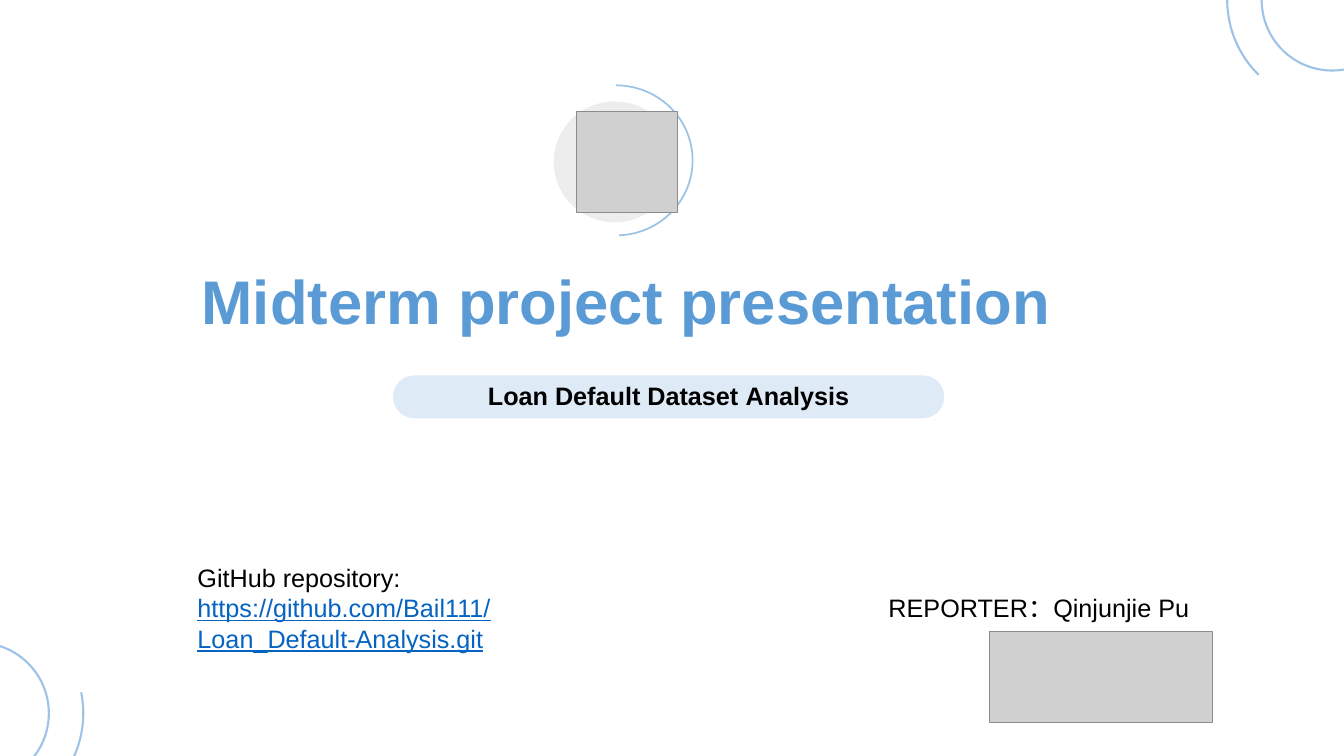
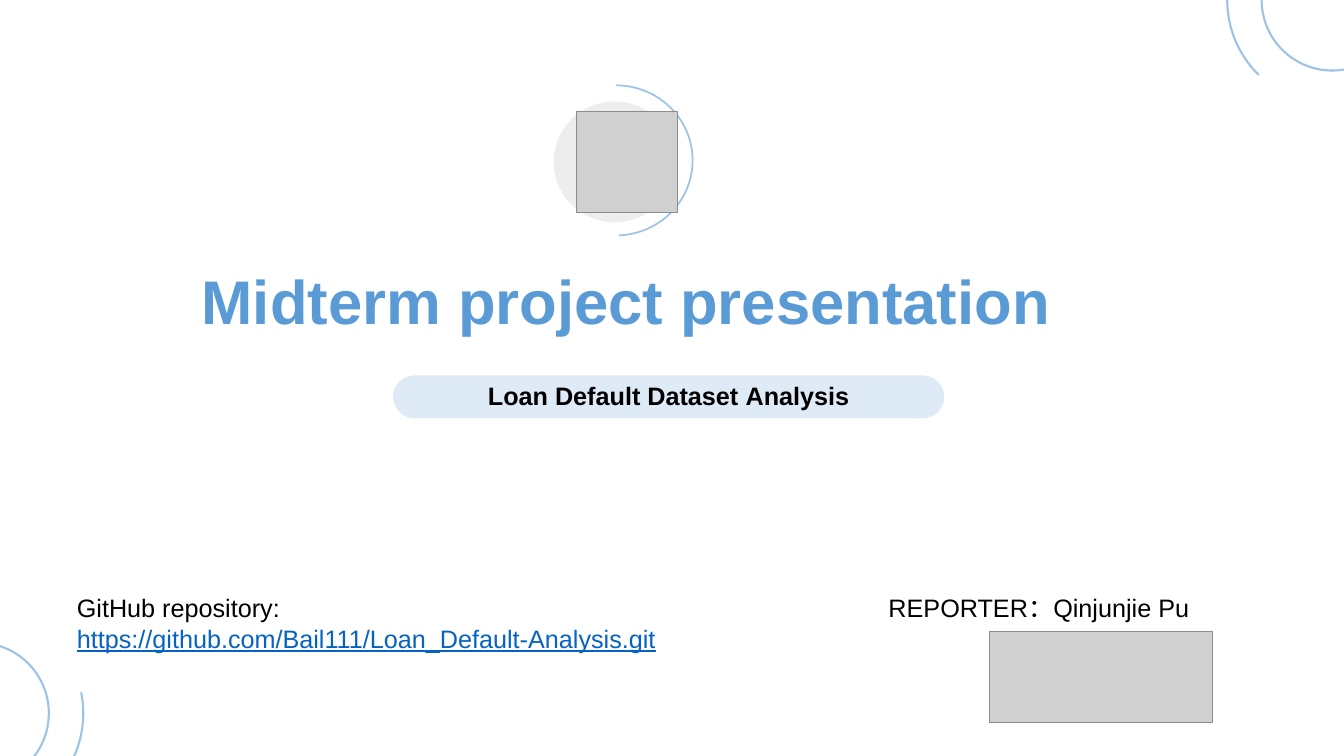
Before and after one commit to Bail111/Loan_Default-Analysis, a slide deck: slide 1 of pre/mid_term pre.pptx. Drawn at 1344x756 pixels with LibreOffice and Linux fonts; fonts in the diff are those of the drawing; grey boxes stand for pictures. Boxes give left, top, right and bottom in pixels: in the first picture for what was removed or moved away, otherwise in the second. Text is boxed around its words. In the diff, an @@ line names an element or a change of style, - is before the commit and + after.

Commit message:
midterm

```diff
--- a/pre/mid_term pre.pptx
+++ b/pre/mid_term pre.pptx
@@ text "GitHub repository:" rewrapped from (197, 568, 490, 653) to (77, 598, 656, 653) @@
```
